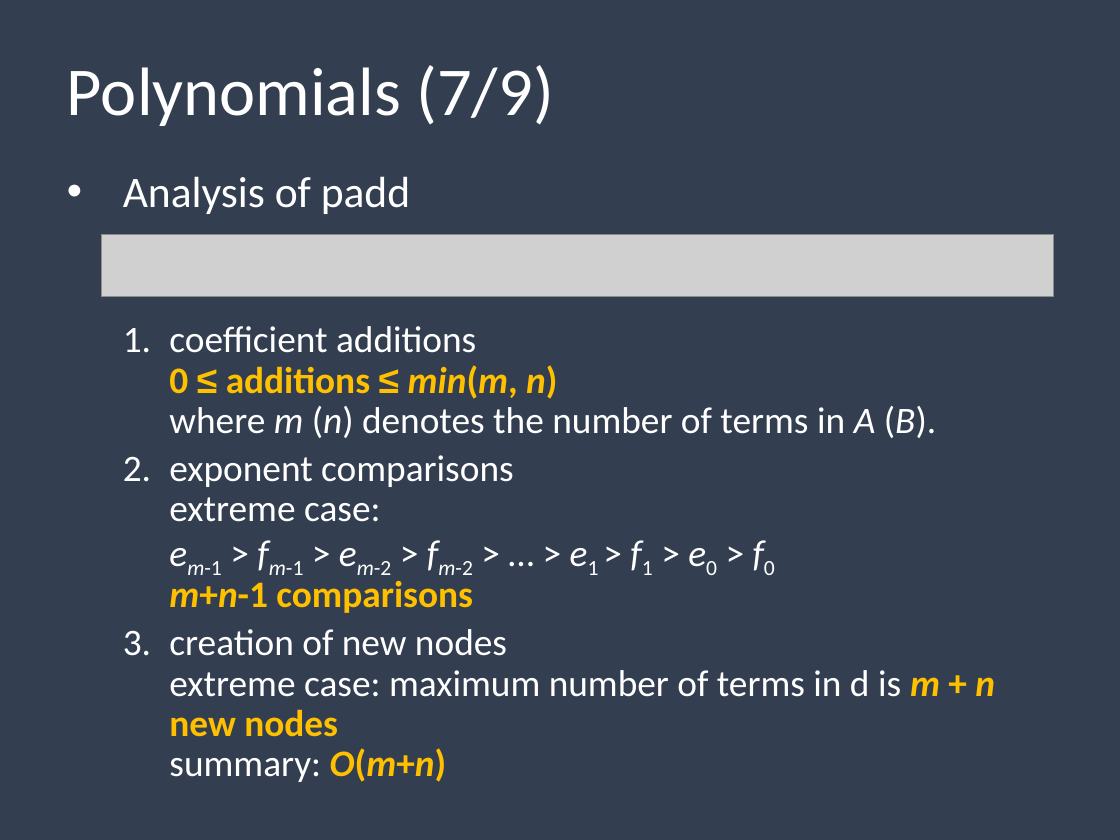
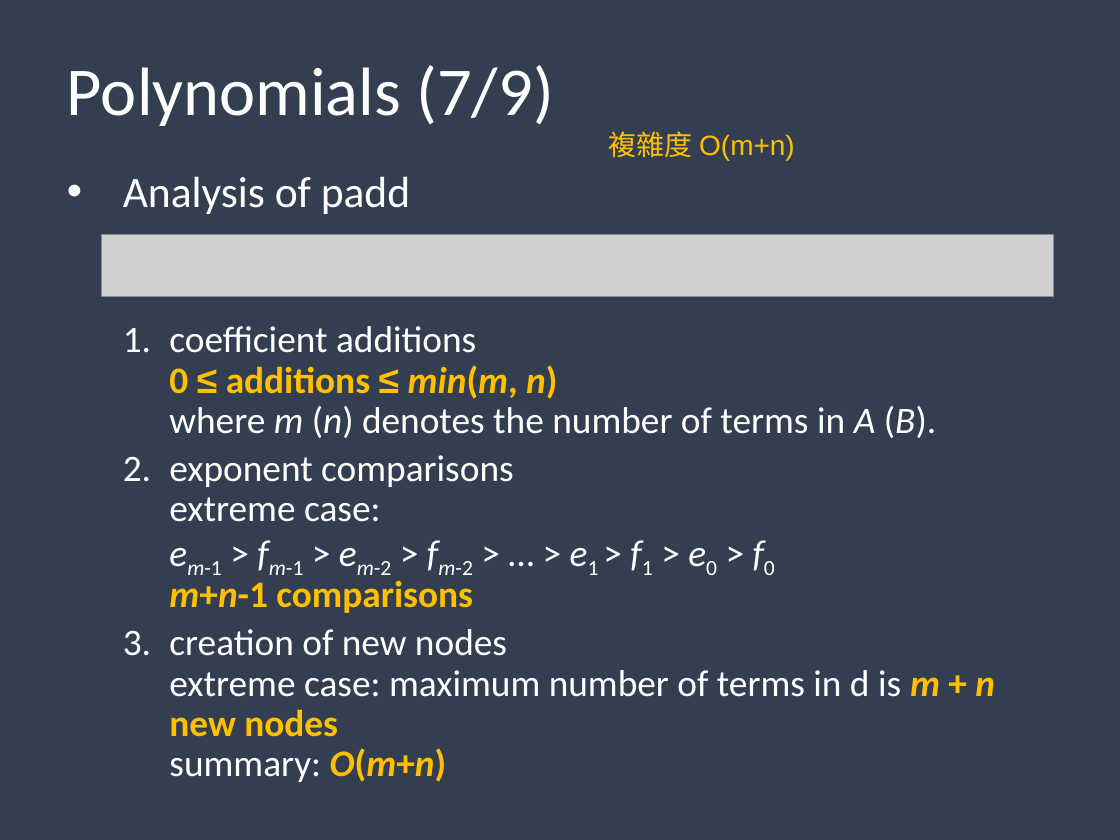
Before and after one commit to weberlu88/2020-NCU-CS-DataStructure, a slide deck: slide 19 of PPT/CH4-2_2020.ppt. Drawn at 1120x840 pixels with LibreOffice and Linux fonts; fonts in the diff are those of the drawing; grey boxes stand for pictures. Boxes give left, top, right and bottom in pixels: in the first picture for what was removed or moved away, otherwise in the second. Text is boxed around its words. In the diff, an @@ line names an element or a change of style, - is before the commit and + after.

```diff
--- a/PPT/CH4-2_2020.ppt
+++ b/PPT/CH4-2_2020.ppt
@@ text added at [609,131,795,160], 18 pt, text #FFC000 @@
+複雜度 O(m+n)
```
Also in this commit, not shown: 3 other slides changed, 2 other files.
